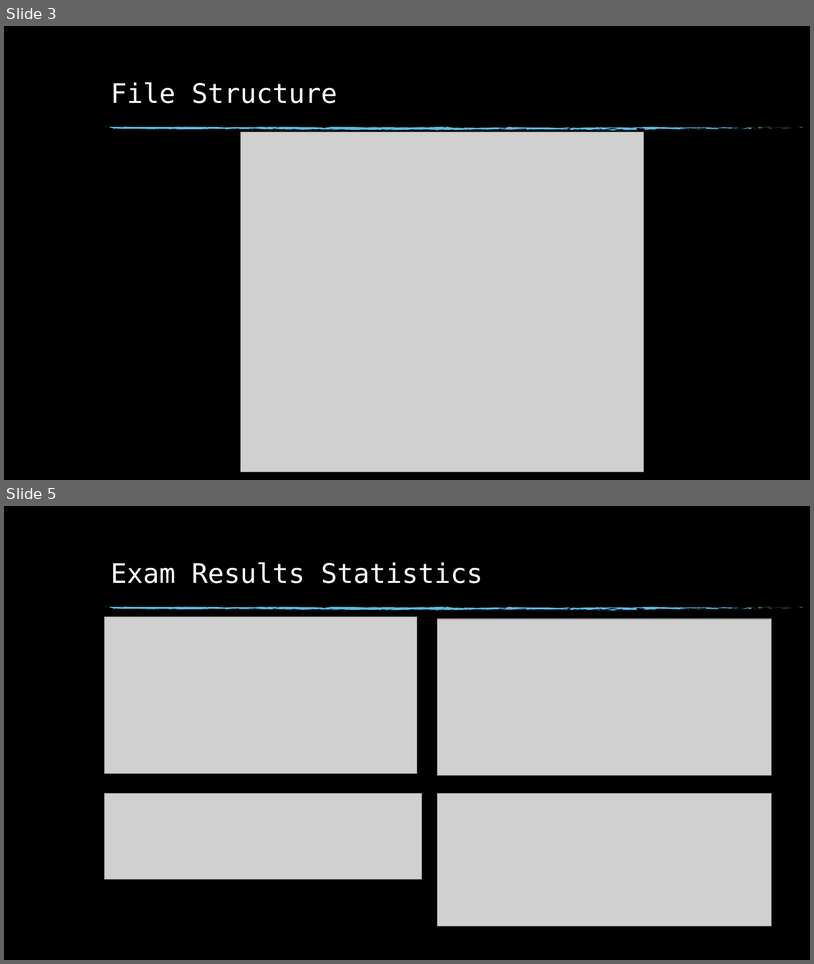
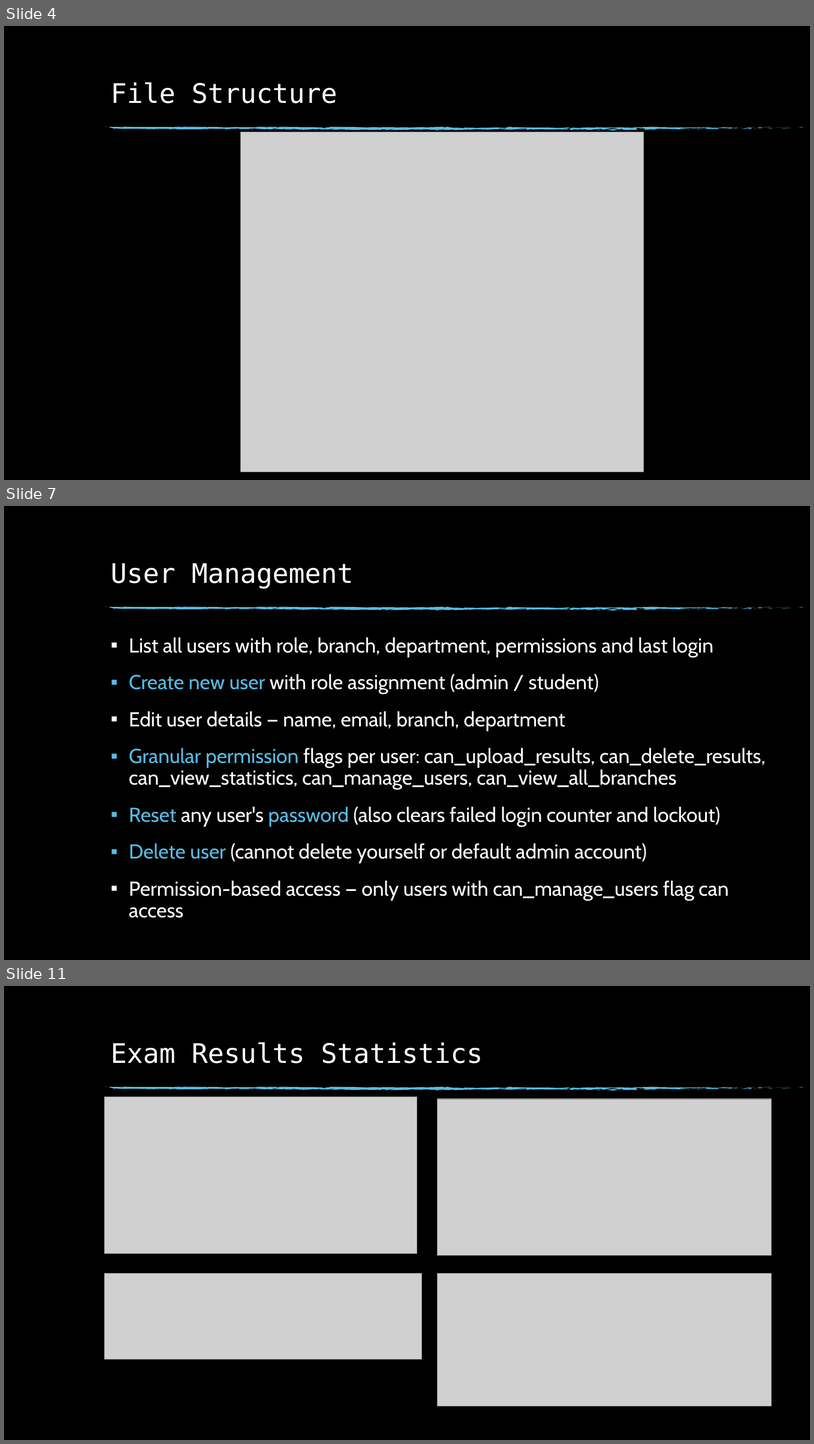
Before and after one commit to gowtham99664/spmvv-exam-results, a slide deck: SPMVV-Exam-Results.pptx. Shown one above the other, each under a label of ours: slides 3 and 5 before the commit, slides 4, 7 and 11 after it; the slides between them are not shown. The pictures are 814x964 and 814x1444 pixels, drawn with LibreOffice and Linux fonts; fonts in the diff are those of the drawing; grey boxes stand for pictures; background and template pictures are left out. Boxes give left, top, right and bottom in pixels: in the first picture for what was removed or moved away, otherwise in the second. Text is boxed around its words. In the diff, an @@ line names an element or a change of style, - is before the commit and + after.

```diff
--- a/SPMVV-Exam-Results.pptx
+++ b/SPMVV-Exam-Results.pptx
@@ slide 7 added at <box>4,506,810,960</box>, background picture (left out); not listed: 75 template elements that a slide beside it also shows @@
@@ title added at <box>111,563,354,588</box>, 32 pt, text #FFFFFF @@
+User Management
@@ text added at <box>129,637,766,918</box>, 24 pt, text #FFFFFF @@
+▪ List all users with role, branch, department, permissions and last login
+▪ Create new user with role assignment (admin / student)
+▪ Edit user details — name, email, branch, department
+▪ Granular permission flags per user: can_upload_results, can_delete_results, can_view_statistics, can_manage_users, can_view_all_branches
+▪ Reset any user's password (also clears failed login counter and lockout)
+▪ Delete user (cannot delete yourself or default admin account)
+▪ Permission-based access — only users with can_manage_users flag can access
@@ what was slide 3 is now slide 4 @@
@@ what was slide 5 is now slide 11 @@
```
Also in this commit, not shown: 2 slides changed, 5 other slides added.
